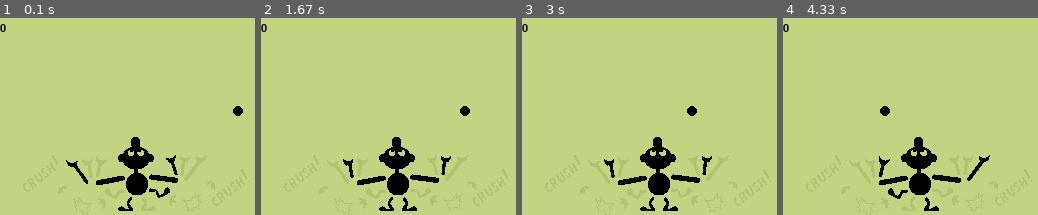
Above: before the commit, frames 1-4 (left to right).
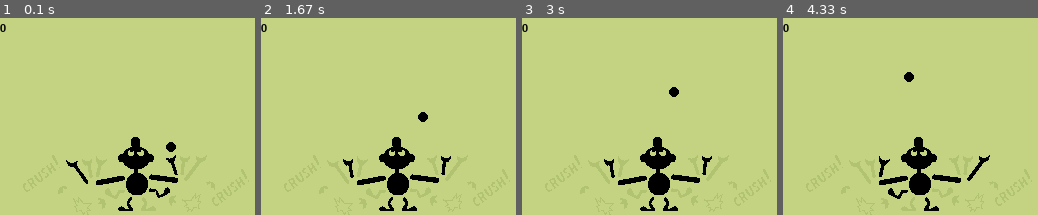
Above: after the commit, the same moments.

Repository: b0ggyb33/mrgameandwatch
Game: pygame game, started from pygameInterface.py
Two runs of this game, one before a commit and one after it. Both use one fixed random seed, a clock stepped at 60 frames per second and the inputs below. The source is Python 2; it was converted automatically to run under Python 3.
Inputs:
- Up to frame 1 (0.1 s): no input
- Up to frame 2 (1.67 s): hold Right 0.33-0.8 s; hold Right 0.83-1.3 s; hold Left from 1.33 s (still down)
- Up to frame 3 (3 s): release Left at 1.87 s; hold Left 1.9-2.3 s; hold Right 2.33-2.97 s
- Up to frame 4 (4.33 s): hold Left 3-3.47 s; hold Right 3.5-3.97 s; hold Right from 4 s (still down)

The runs differ from the first frame. In frame 1, 0.3% of the frame differs, in the area x 65-96%, y 44-69%; in frame 2, 0.3%; in frame 3, 0.3%; in frame 4, 0.3%.

Commit message:
added manual positions for ball 0

Diff:
--- a/renderer.py
+++ b/renderer.py
@@ -24,9 +24,7 @@
         self.screen = pygame.display.set_mode((width, height))
         pygame.display.set_caption("MrGameAndWatch")
 
-        self.ballColour=BLACK
         self.ballRadius=5
-        self.mgwColour=BLACK
 
         self.mgwImage = pygame.image.load(os.path.join("art","mrGameAndWatch.png"))
         mgwRight = pygame.image.load(os.path.join("art","mgw_right.png"))
@@ -41,6 +39,8 @@
         self.surface = pygame.Surface(self.screen.get_size())
 
         self.positions={0:[],1:[],2:[]}
+        track0={0:(103,140),1:(108,110),2:(114,85),3:(126,70),4:(139,70),5:(152,85),6:(162,110),7:(171,140)}
+        self.ballPositions=[track0,{},{}]
         for name,value in World.positions.items():
             self.positions[name]=value*self.width/float(len(World.positions))
 
@@ -56,8 +56,8 @@
     def draw(self):
         self.surface.fill(BCKGRND)
         self.renderScore()
+        self.renderMGW()
         self.renderBalls()
-        self.renderMGW()
         self.renderCrash()
 
         self.screen.blit(self.surface,(0,0))
@@ -73,8 +73,9 @@
 
     def renderBalls(self):
         for ball in self.world.balls:
-            location=int(ball.position *self.width/float(World.positions['RIGHT']+1)) , self.height/2
-            pygame.draw.circle(self.surface,self.ballColour,location,self.ballRadius)
+            #location=int(ball.position *self.width/float(World.positions['RIGHT']+1)) , self.mgwImageLocation[1] + 26 - self.ballRadius - 100 + (abs(5-ball.position))*40
+            track = self.ballPositions[ball.track]
+            pygame.draw.circle(self.surface,BLACK,track[ball.position],self.ballRadius)
 
     def renderCrash(self):
         if self.world.crash != 0:
